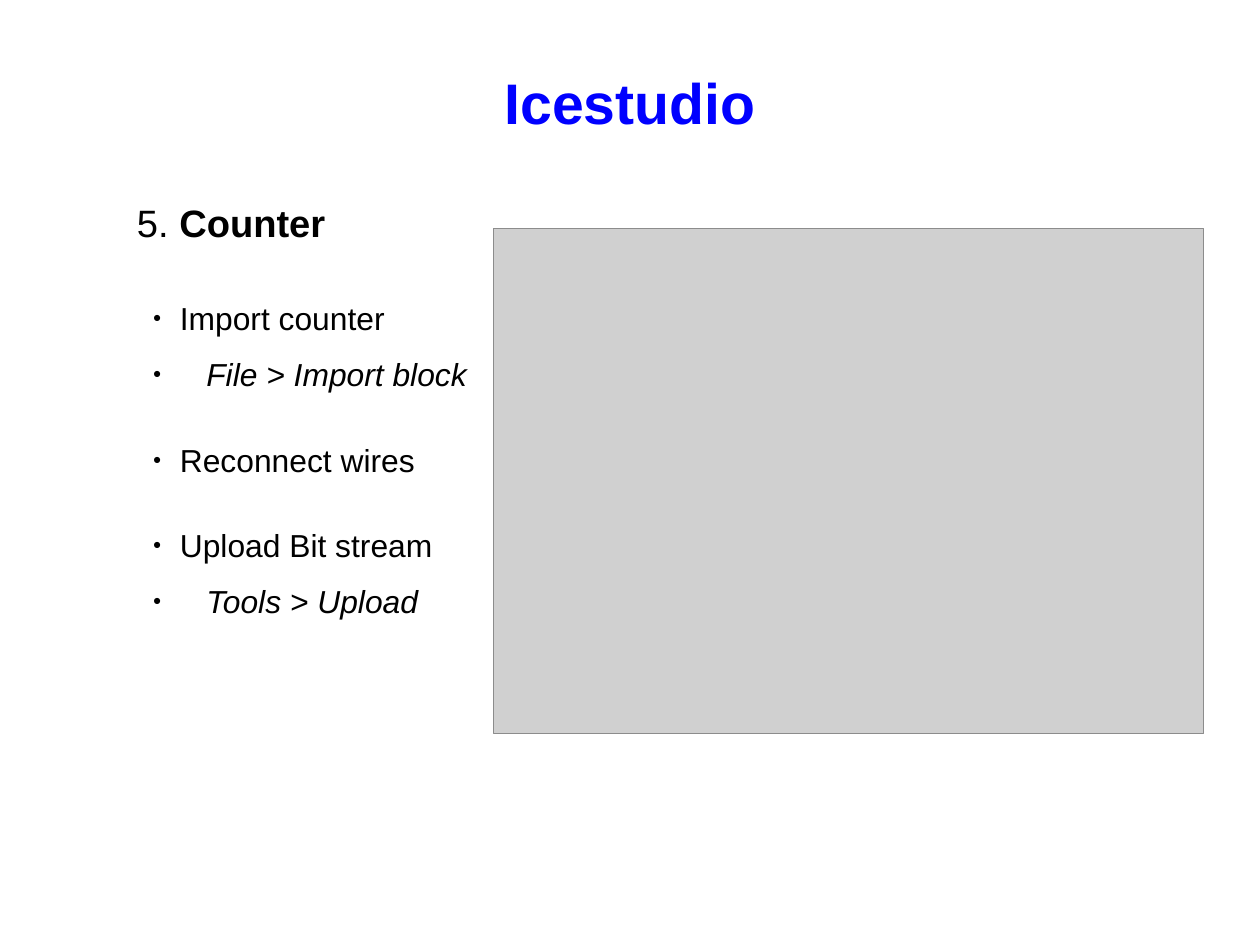
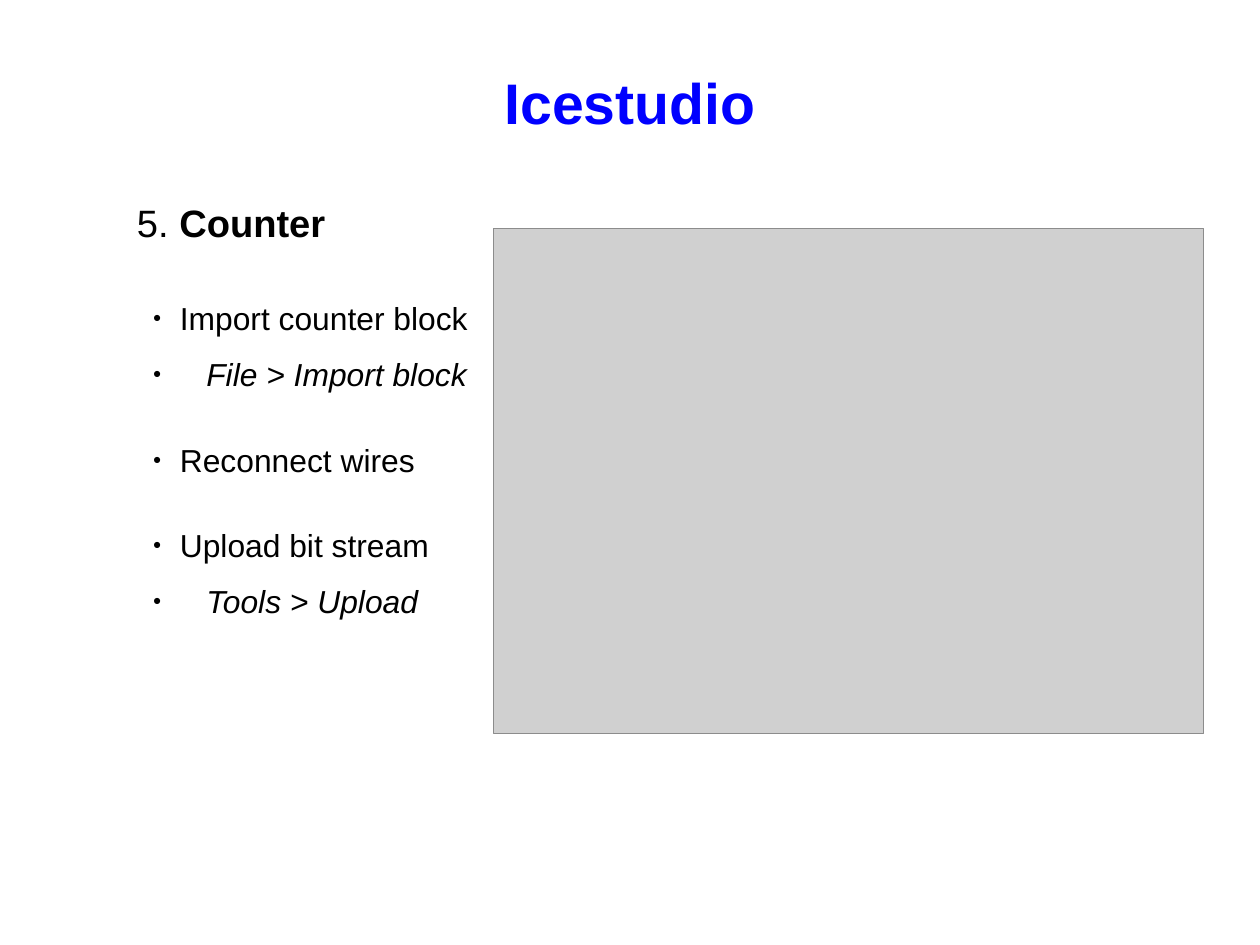
Before and after one commit to FPGAwars/workshops, a slide deck: slide 14 of 2016-11-05-OSHWDem16/presentation/slides.odp. Drawn at 1260x945 pixels with LibreOffice and Linux fonts; fonts in the diff are those of the drawing; grey boxes stand for pictures. Boxes give left, top, right and bottom in pixels: in the first picture for what was removed or moved away, otherwise in the second. Text is boxed around its words. In the diff, an @@ line names an element or a change of style, - is before the commit and + after.

```diff
--- a/2016-11-05-OSHWDem16/presentation/slides.odp
+++ b/2016-11-05-OSHWDem16/presentation/slides.odp
@@ text at (180,307,467,336): text changed @@
-● Import counter
+● Import counter block
@@ text at (180,534,429,563): text changed @@
-● Upload Bit stream
+● Upload bit stream
```
Also in this commit, not shown: 14 other slides changed, 1 slide added, 1 other file.
